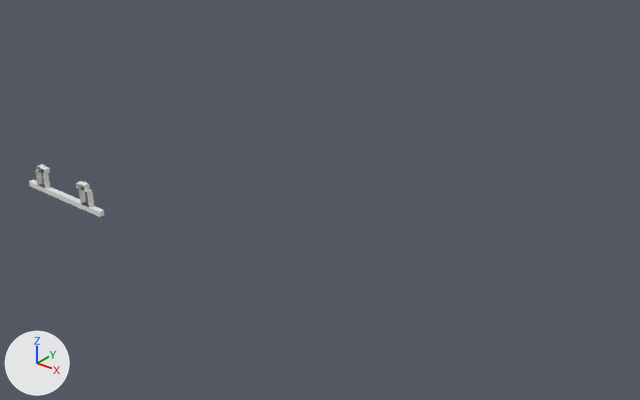
Two versions of the Blender file Assets/Meshes/Track.blend, one commit apart.
Before and after are seen from a 50 mm lens placed at (11.1, -7.41, 6.07), pointed at (1.65, 4.41, -1.25). The lights are fixed; the arrows at lower left show +X, +Y and +Z. The first picture is the older version.

Objects in the first picture: 'DefaultRail', 'DefaultTie'.
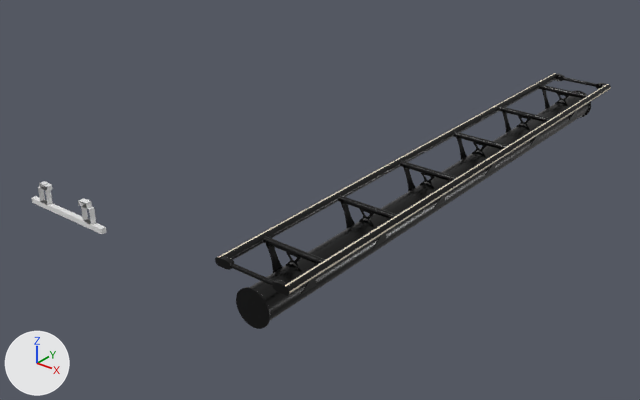
Location of each change, (x1, y1, x2, y2) in pixels of the pictures (640 x 400 px):
'spine_2_lowest_density', added
    after: (215, 73, 611, 329)
    faces in mat_track (dark grey #343434): (215, 73, 611, 329)
    faces in mat_stripes (pale yellow #e7dbc5): (219, 73, 611, 293)
'DefaultTie', moved
    before: (29, 179, 104, 217)
    after: (32, 196, 107, 234)
'DefaultRail', moved
    before: (35, 164, 94, 207)
    after: (38, 181, 96, 225)

The change in detail:
Material 'stripes' (mat_stripes) is new.
Its base color is (0.8, 0.71, 0.561) (pale yellow #e7dbc5).
Material 'track' (mat_track) is new.
Its base color is (0.0345, 0.0345, 0.0345) (dark grey #343434).
Its metallic is 1.0.
Its roughness is 0.29.
Material 'Silver' (mat_silver) is new.
Its base color is (0.795, 0.795, 0.795) (white #e6e6e6).
Its metallic is 1.0.
Its roughness is 0.3.
me_defaultrail is used by ob_defaultrail; location (0.0, 0.0, 0.0).
me_defaultrail had 24 vertices, 12 faces and spanned x -0.656..-0.401, y -0.05..0.05, z 0.0..0.353.
me_defaultrail now has 24 vertices, 12 faces and spans x -0.656..-0.401, y -0.05..0.05, z -0.3..0.053.
me_defaultrail part 1: the whole mesh is moved by (0.0, 0.0, -0.3).
me_defaulttie is used by ob_defaulttie; location (0.0, 0.0, 0.0).
me_defaulttie had 8 vertices, 6 faces and spanned x -0.9..0.9, y -0.05..0.05, z -0.09..0.0.
me_defaulttie now has 8 vertices, 6 faces and spans x -0.9..0.9, y -0.05..0.05, z -0.39..-0.3.
me_defaulttie part 2: the whole mesh is moved by (0.0, 0.0, -0.3).
Mesh me_spine_2_lowest_density is new.
It has 5688 vertices, 3938 faces and spans x -0.67..0.67, y 0.0..10.5, z -0.82..0.07.
Faces by material slot: [3240, 512, 186].
It uses material mat_track (dark grey #343434).
It uses material mat_silver (white #e6e6e6).
It uses material mat_stripes (pale yellow #e7dbc5).
Object 'spine_2_lowest_density' (ob_spine_2_lowest_density) is new; it shows me_spine_2_lowest_density.
Its location is (4.0, 0.0, 0.0).
